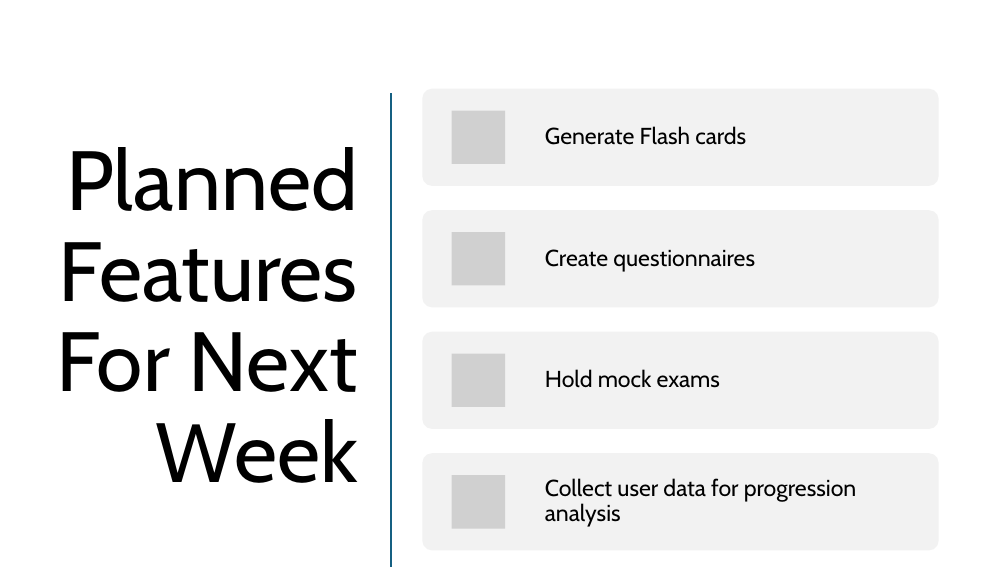
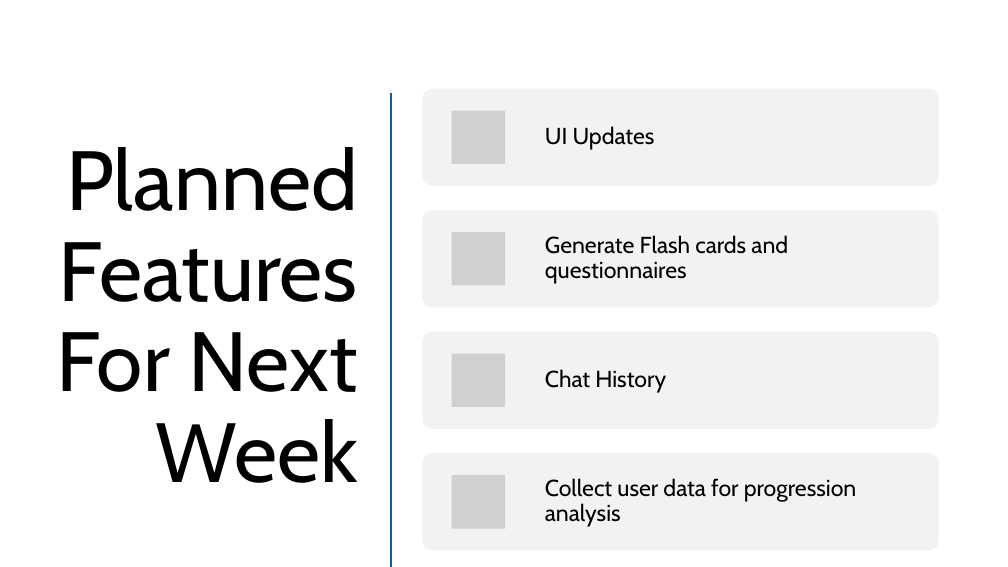
Before and after one commit to yuriiSY/Study-Buddy, a slide deck: slide 4 of Weekly Submissions/Week7/Week 7 Features.pptx. Drawn at 1008x567 pixels with LibreOffice and Linux fonts; fonts in the diff are those of the drawing; grey boxes stand for pictures. Boxes give left, top, right and bottom in pixels: in the first picture for what was removed or moved away, otherwise in the second. Text is boxed around its words. In the diff, an @@ line names an element or a change of style, - is before the commit and + after.

Commit message:
Edits

```diff
--- a/Weekly Submissions/Week7/Week 7 Features.pptx
+++ b/Weekly Submissions/Week7/Week 7 Features.pptx
@@ text added at (545, 126, 655, 150), 22 pt, text #000000 @@
+UI Updates
@@ text at (545, 235, 788, 284): text changed @@
-Generate Flash cards
+Generate Flash cards and questionnaires
@@ text removed at (545, 249, 755, 272) @@
-Create questionnaires
@@ text at (545, 369, 666, 393): text changed @@
-Hold mock exams
+Chat History
```
